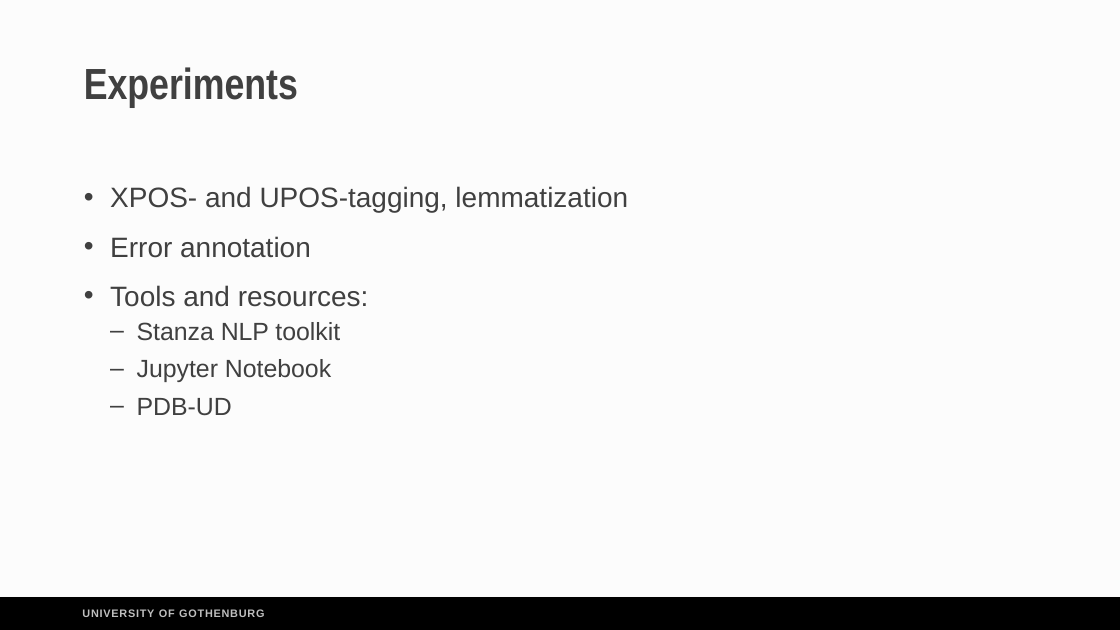
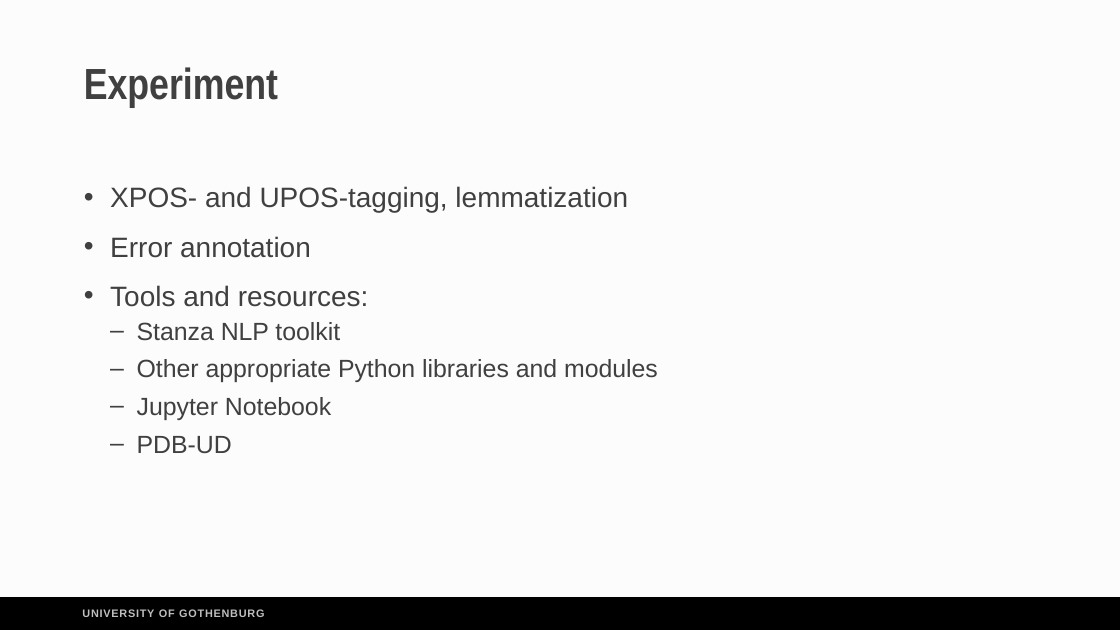
Before and after one commit to Turtilla/WSMF-presentation, a slide deck: slide 8 of presentation/WSMF_presentation.pptx (slide 7 before the commit). Drawn at 1120x630 pixels with LibreOffice and Linux fonts; fonts in the diff are those of the drawing. Boxes give left, top, right and bottom in pixels: in the first picture for what was removed or moved away, otherwise in the second. Text is boxed around its words. In the diff, an @@ line names an element or a change of style, - is before the commit and + after.

```diff
--- a/presentation/WSMF_presentation.pptx
+++ b/presentation/WSMF_presentation.pptx
@@ title at [84,67,278,107]: text changed @@
-Experiments
+Experiment
@@ text at [137,359,658,382]: paragraph added @@
+  – Other appropriate Python libraries and modules
```
Also in this commit, not shown: 7 other slides changed, 1 slide added, 1 slide removed, 1 other file.
